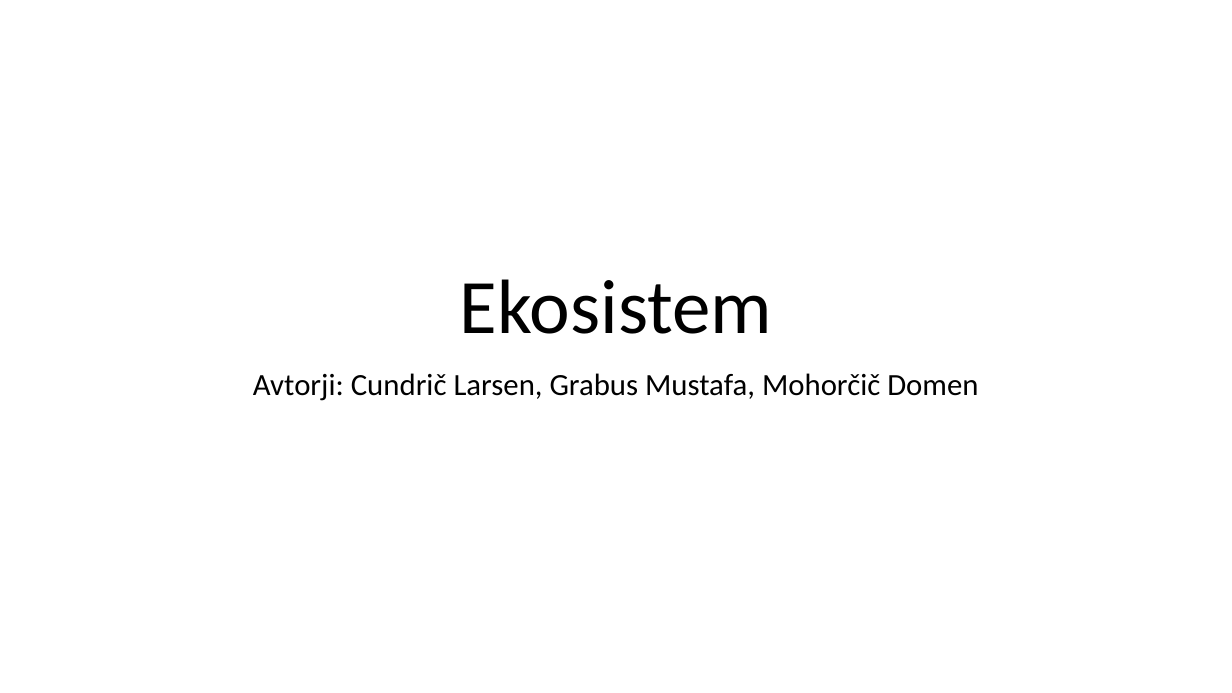
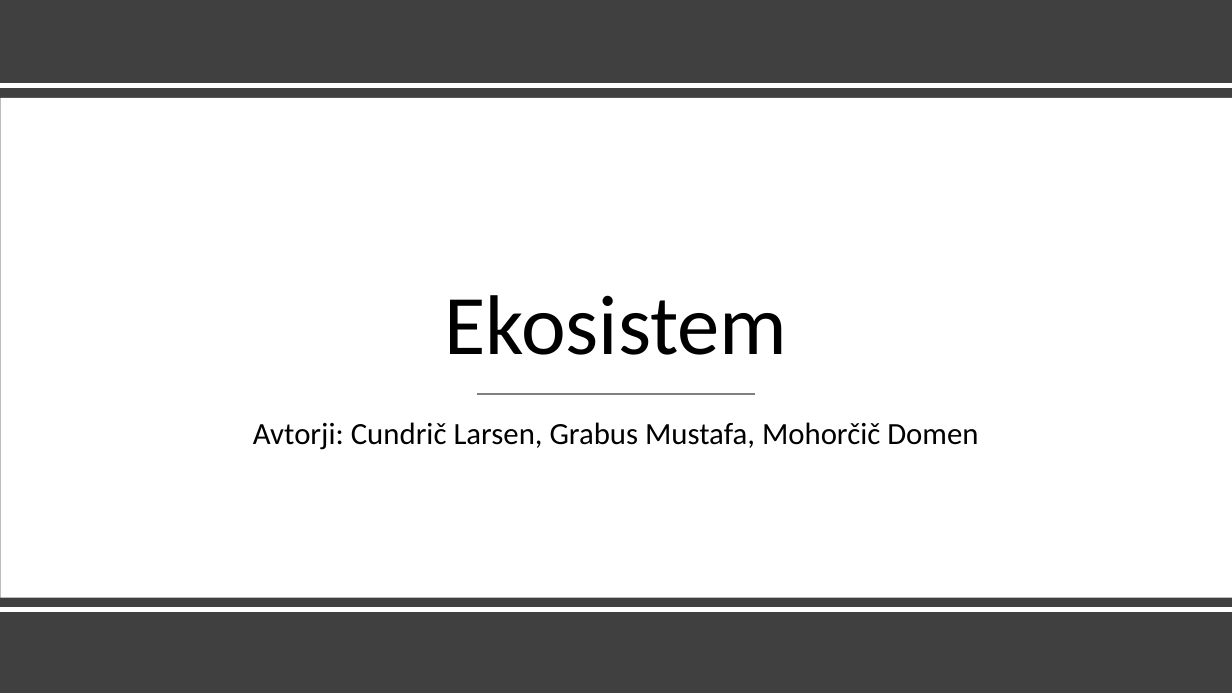
Before and after one commit to DomenMohorcic/Population-dynamics-in-the-food-chain, a slide deck: slide 1 of docs/predstavitev_Ekosistem.pptx. Drawn at 1232x693 pixels with LibreOffice and Linux fonts; fonts in the diff are those of the drawing. Boxes give left, top, right and bottom in pixels: in the first picture for what was removed or moved away, otherwise in the second. Text is boxed around its words. In the diff, an @@ line names an element or a change of style, - is before the commit and + after.

Commit message:
ppt

```diff
--- a/docs/predstavitev_Ekosistem.pptx
+++ b/docs/predstavitev_Ekosistem.pptx
@@ rectangle added at (0,0,1232,693), fill #404040 @@
@@ line added from (0, 85) to (1232, 85), #FFFFFF 4 pt @@
@@ rectangle added at (0,98,1232,598), fill #FFFFFF @@
@@ title "Ekosistem": place and size @@
-title "Ekosistem" at (460,279,772,334)
+title "Ekosistem" at (444,295,787,355)
@@ title "Ekosistem" at (444,295,787,355): size 60 to 66 pt @@
@@ subtitle "Avtorji: Cundrič Larsen, Grabus Mustafa, ...": place and size @@
-subtitle "Avtorji: Cundrič Larsen, Grabus Mustafa, ..." at (253,373,978,401)
+subtitle "Avtorji: Cundrič Larsen, Grabus Mustafa, ..." at (253,422,978,450)
@@ line added from (478, 394) to (755, 394), #808080 1.5 pt @@
@@ line added from (0, 609) to (1232, 609), #FFFFFF 4 pt @@
```
Also in this commit, not shown: 12 slides added, 1 slide removed, 1 other file.
